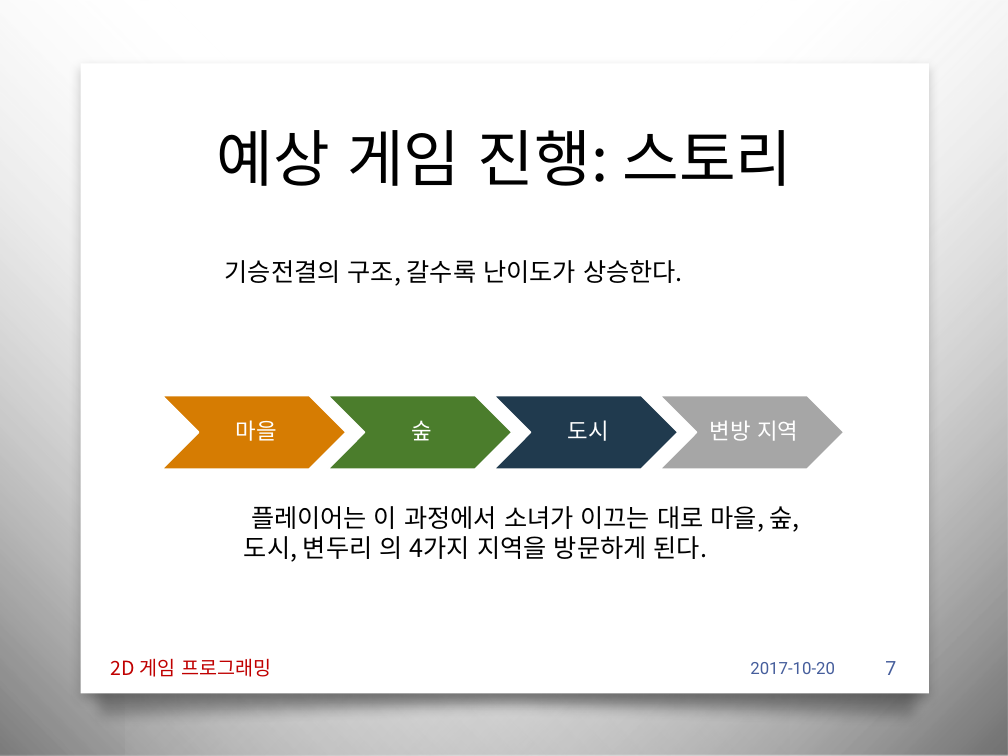
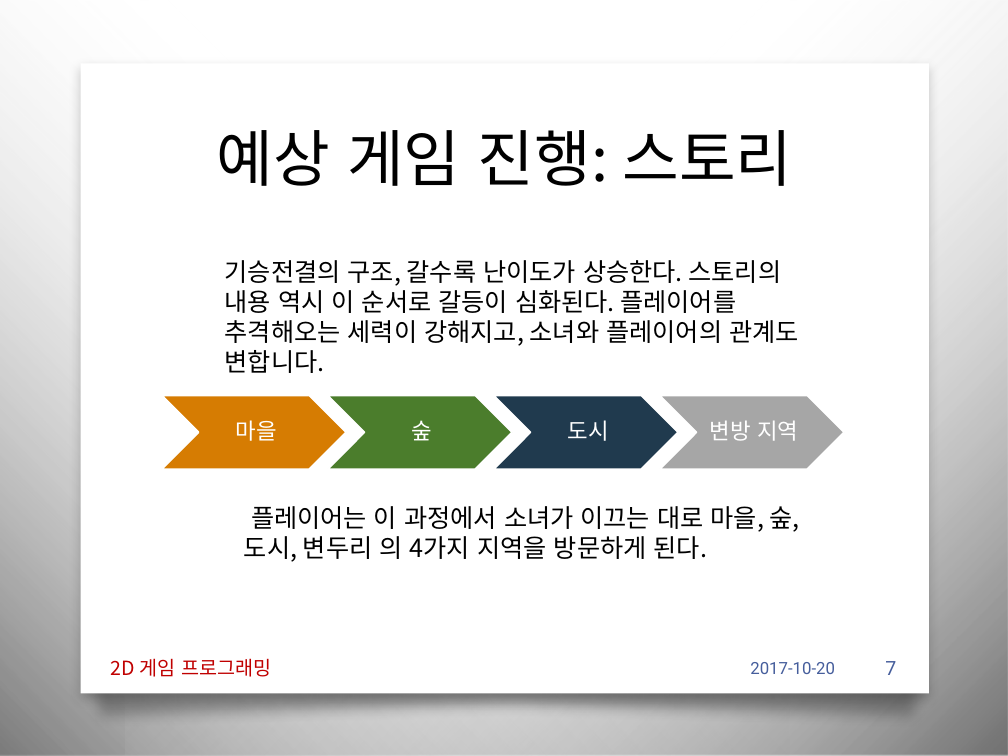
Before and after one commit to iconstudio/2017-Platformer, a slide deck: slide 7 of slides/2016180042_진윤성_2DGP_1차발표.pptx. Drawn at 1008x756 pixels with LibreOffice and Linux fonts; fonts in the diff are those of the drawing; background and template pictures are left out. Boxes give left, top, right and bottom in pixels: in the first picture for what was removed or moved away, otherwise in the second. Text is boxed around its words. In the diff, an @@ line names an element or a change of style, - is before the commit and + after.

```diff
--- a/slides/2016180042_진윤성_2DGP_1차발표.pptx
+++ b/slides/2016180042_진윤성_2DGP_1차발표.pptx
@@ text at <box>225,260,799,373</box>: text changed @@
-기승전결의 구조, 갈수록 난이도가 상승한다.
+기승전결의 구조, 갈수록 난이도가 상승한다. 스토리의 내용 역시 이 순서로 갈등이 심화된다. 플레이어를 추격해오는 세력이 강해지고, 소녀와 플레이어의 관계도 변합니다.
```
Also in this commit, not shown: 4 other slides changed.
